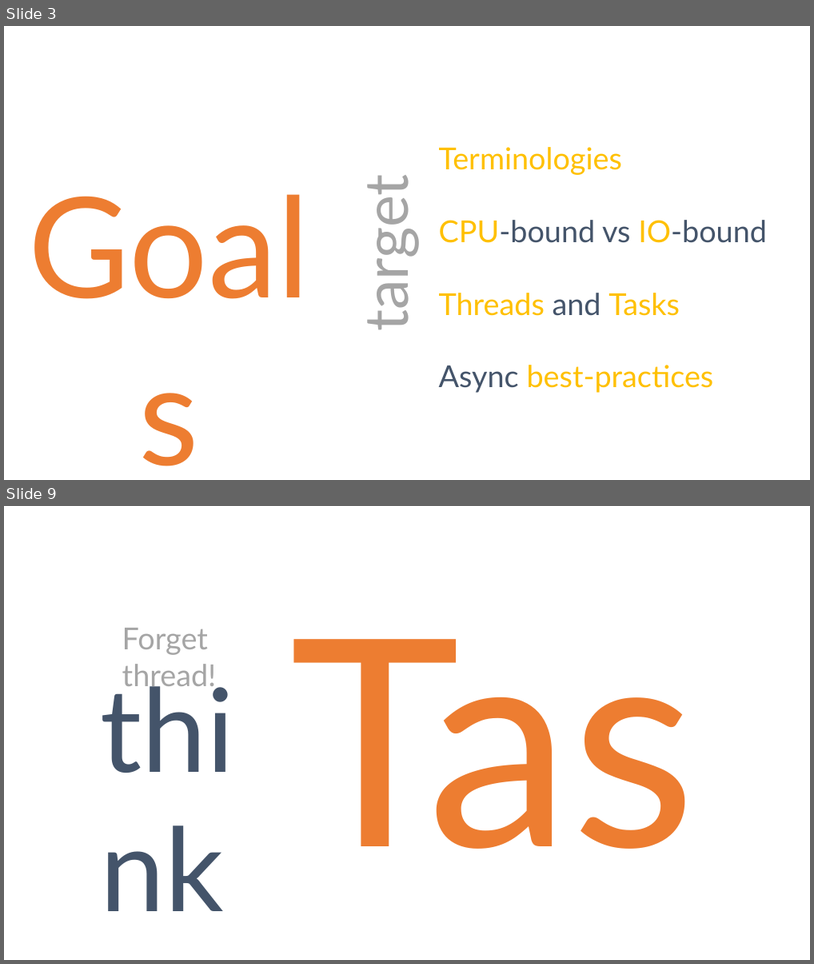
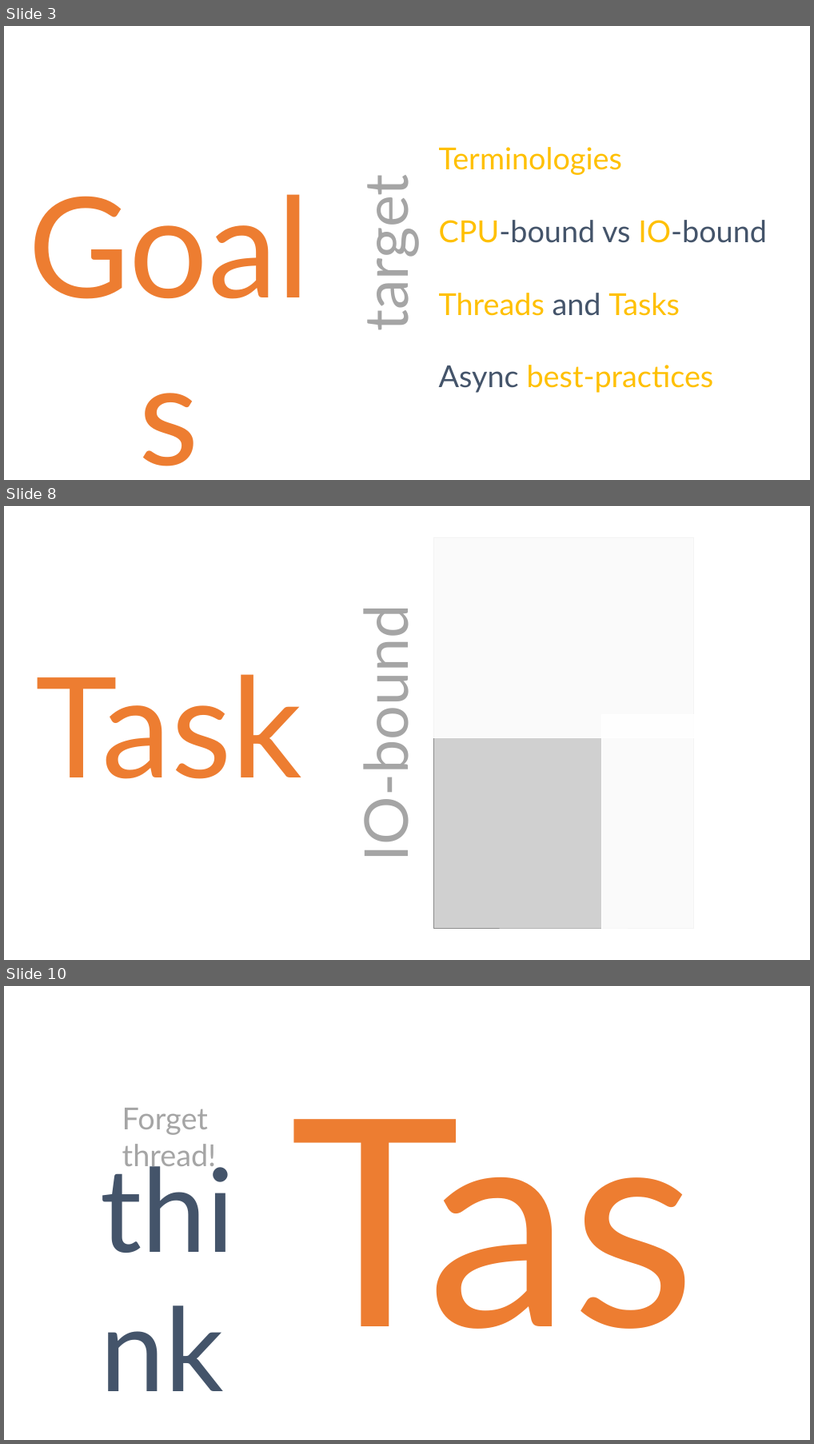
Before and after one commit to danielmarbach/02-25-2016-AsyncWebinar, a slide deck: webinar.pptx. Shown one above the other, each under a label of ours: slides 3 and 9 before the commit, slides 3, 8 and 10 after it; the slides between them are not shown. The pictures are 814x964 and 814x1444 pixels, drawn with LibreOffice and Linux fonts; fonts in the diff are those of the drawing; grey boxes stand for pictures. Boxes give left, top, right and bottom in pixels: in the first picture for what was removed or moved away, otherwise in the second. Text is boxed around its words. In the diff, an @@ line names an element or a change of style, - is before the commit and + after.

```diff
--- a/webinar.pptx
+++ b/webinar.pptx
@@ slide 8 added at [4, 506, 810, 960], background #FFFFFF @@
@@ rectangle added at [428, 520, 713, 738], fill #FFFFFF at 90% opacity, outline #FFFFFF 1 pt @@
@@ picture added at [434, 537, 694, 928] @@
@@ text added at [349, 630, 422, 854], 72 pt, text #A5A5A5 @@
+IO-bound
@@ text added at [36, 674, 303, 779], 166 pt, text #ED7D31 @@
+Task
@@ rectangle added at [602, 714, 738, 932], fill #FFFFFF at 90% opacity, outline #FFFFFF 1 pt @@
@@ what was slide 9 is now slide 10 @@
```
Also in this commit, not shown: 6 slides changed, 3 other slides added, 3 slides removed.
